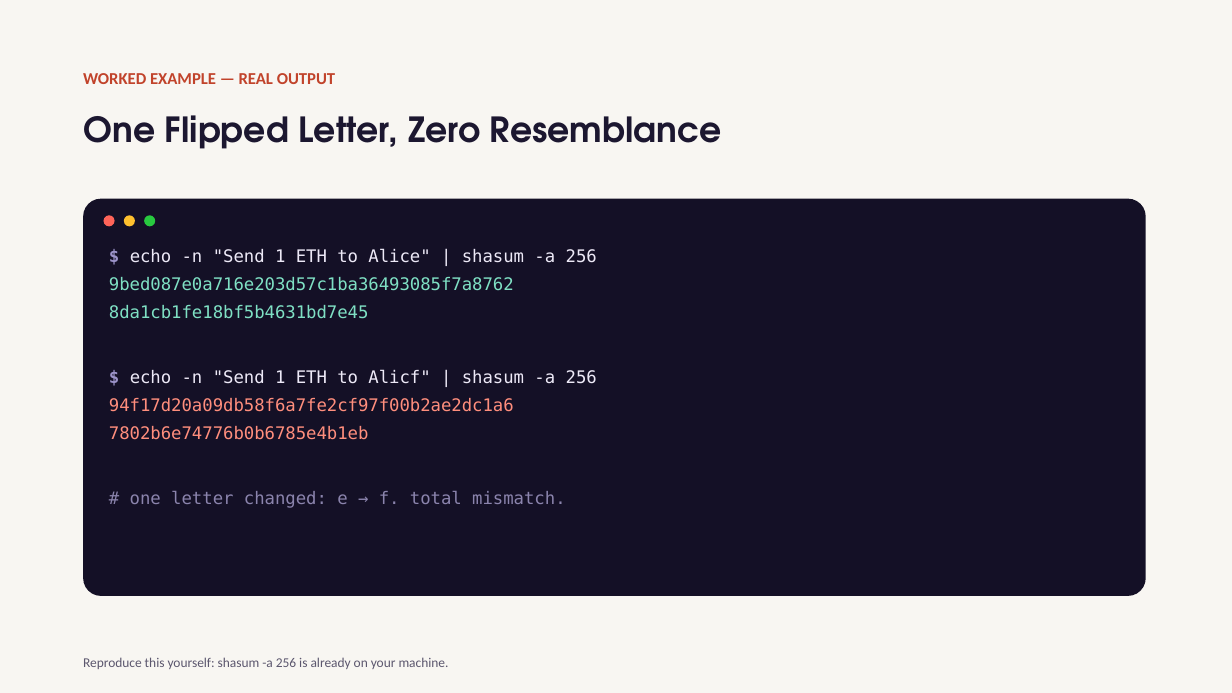
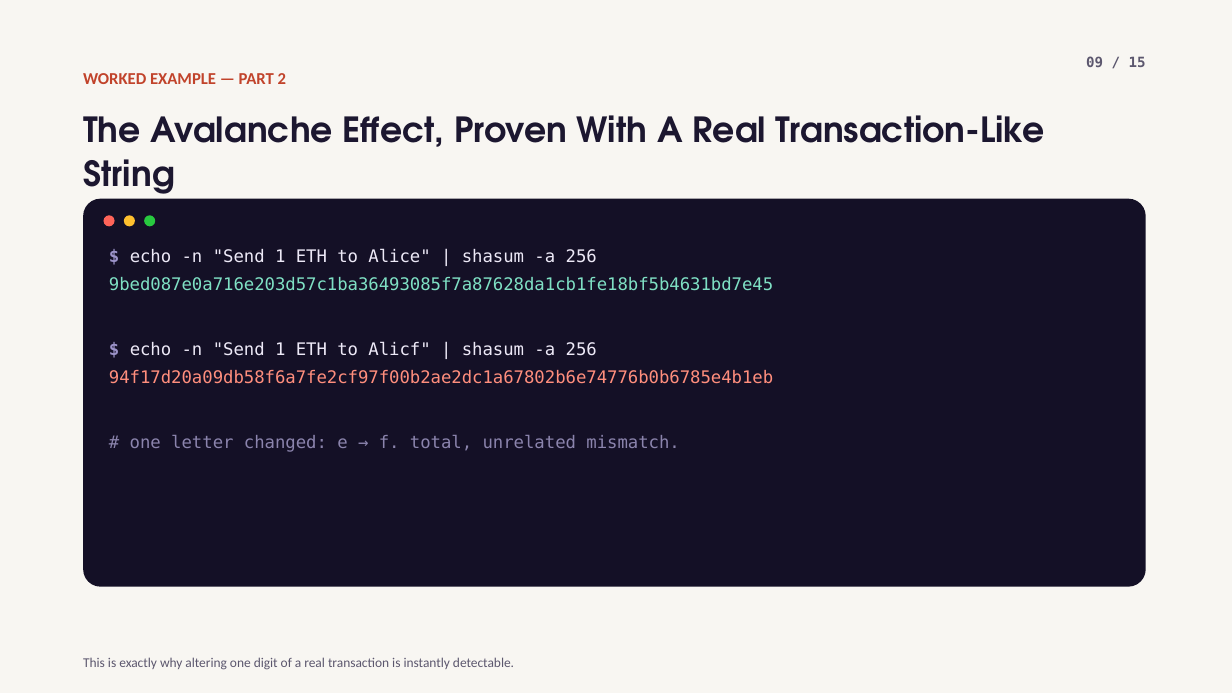
Before and after one commit to jadonamite/BlockchainCourse, a slide deck: slide 11 of curriculum/week-01/week01-slides.pptx (slide 6 before the commit). Drawn at 1232x693 pixels with LibreOffice and Linux fonts; fonts in the diff are those of the drawing. Boxes give left, top, right and bottom in pixels: in the first picture for what was removed or moved away, otherwise in the second. Text is boxed around its words. In the diff, an @@ line names an element or a change of style, - is before the commit and + after.

```diff
--- a/curriculum/week-01/week01-slides.pptx
+++ b/curriculum/week-01/week01-slides.pptx
@@ text added at (1086, 56, 1146, 67), 11 pt, text #5C576E, bold @@
+09 / 15
@@ text at (83, 73, 286, 84): text changed @@
-WORKED EXAMPLE — REAL OUTPUT
+WORKED EXAMPLE — PART 2
@@ text at (83, 115, 1045, 201): text changed @@
-One Flipped Letter, Zero Resemblance
+The Avalanche Effect, Proven With A Real Transaction-Like String
@@ rounded rectangle: place and size @@
-rounded rectangle at (83, 199, 1146, 596)
+rounded rectangle at (83, 199, 1146, 587)
@@ text at (109, 277, 514, 319): text changed @@
-9bed087e0a716e203d57c1ba36493085f7a8762
-8da1cb1fe18bf5b4631bd7e45
+9bed087e0a716e203d57c1ba36493085f7a87628da1cb1fe18bf5b4631bd7e45
@@ text at (130, 435, 679, 452): text changed @@
-94f17d20a09db58f6a7fe2cf97f00b2ae2dc1a6
-7802b6e74776b0b6785e4b1eb
-# one letter changed: e → f. total mismatch.
+94f17d20a09db58f6a7fe2cf97f00b2ae2dc1a67802b6e74776b0b6785e4b1eb
+# one letter changed: e → f. total, unrelated mismatch.
@@ text at (83, 657, 514, 670): text changed @@
-Reproduce this yourself: shasum -a 256 is already on your machine.
+This is exactly why altering one digit of a real transaction is instantly detectable.
```
Also in this commit, not shown: 9 other slides changed, 53 slides added, 12 slides removed.
